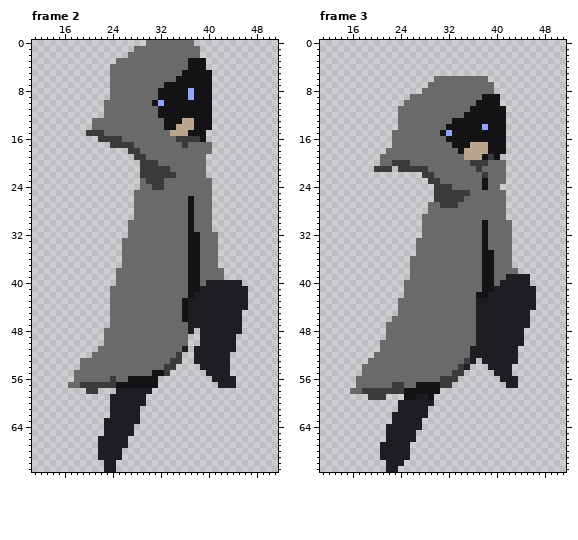
Edited in one commit: pixel-art file (Wizard Slash/Assets/Sprites/Wiz/wiz_jump.aseprite). The picture above was drawn from the file before the commit.
64x72 pixels, 9 frames. Shown: frame 2: x 11..51, y 0..71; frame 3: x 11..51, y 0..71. The commit also changed other frames, which this record leaves out.
And afterwards:
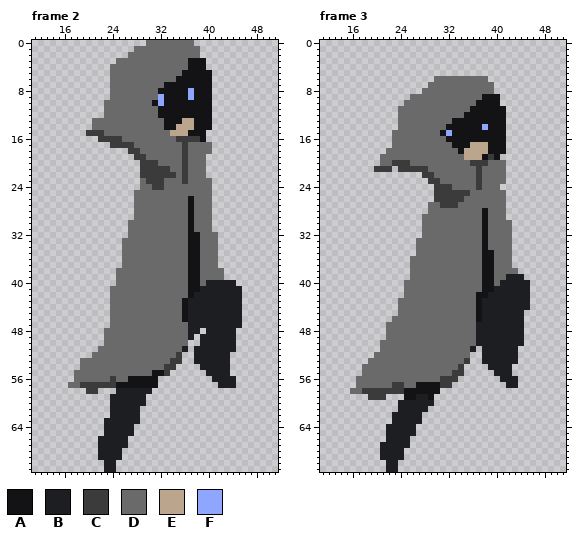
Palette (. is transparent): A #131315  B #1d1e22  C #3b3b3b  D #6a6a6a  E #bba58d  F #8fa6ff
Edits made:
Frame 2:
The author put colour B in row 48 at x 38; in row 49 at x 37.
Colour D becomes colour C in rows 18 to 23 at x 36.
Colour A becomes colour F in row 9 at x 32.
The edit erases colour B in row 40 at x 45; in rows 41 to 44 at x 46; in row 48 at x 39 and 45.
Frame 3:
Colour B becomes colour A in rows 43 to 46 at x 37.
Colour D becomes colour A in rows 28 to 29 at x 38.
Colour D becomes colour C in rows 22 to 24 at x 37.
Colour A becomes colour D in rows 23 to 24 at x 38.
Colour C becomes colour D in row 22 at x 38.
The edit erases colour B in row 39 at x 45; in rows 41 to 44 at x 46; in rows 45 to 47 at x 45; in row 51 at x 37; in row 52 at x 36 to 37; in row 53 at x 36.
The edit erases colour B in row 54 at x 35; in row 62 at x 28; in row 64 at x 27; in row 66 at x 26; in rows 68 to 69 at x 25; in row 70 at x 24.
